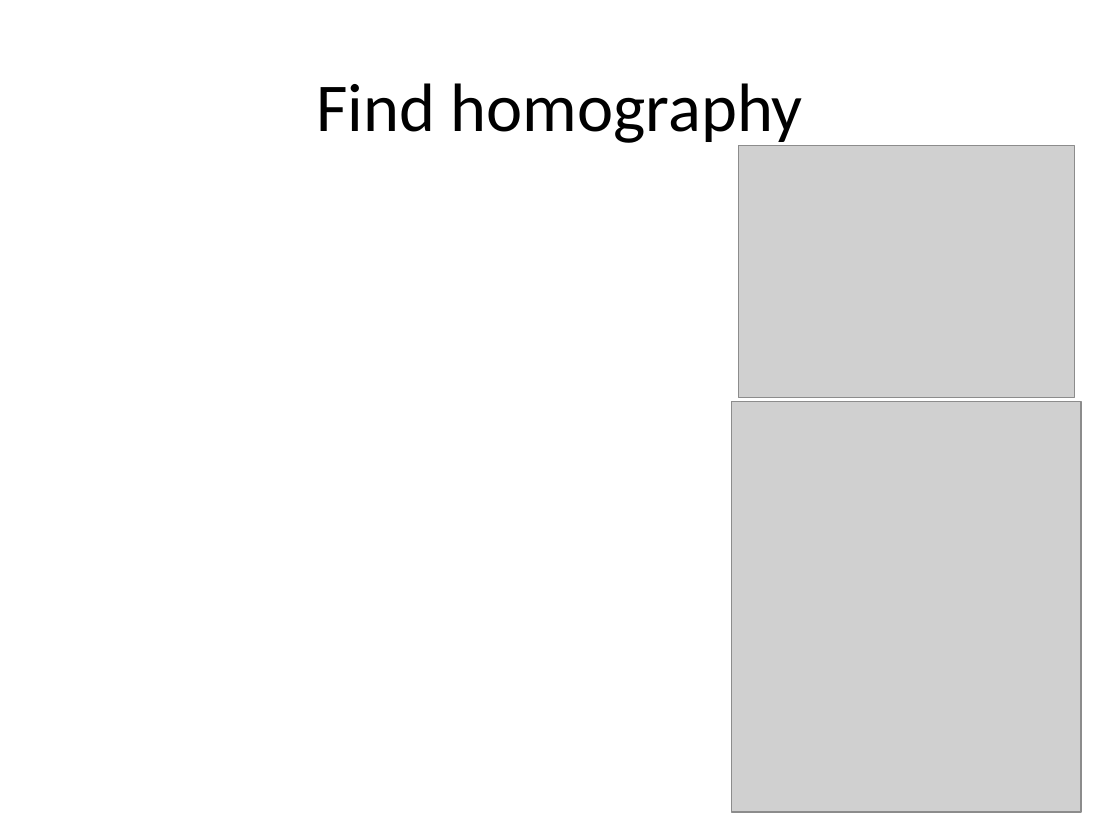
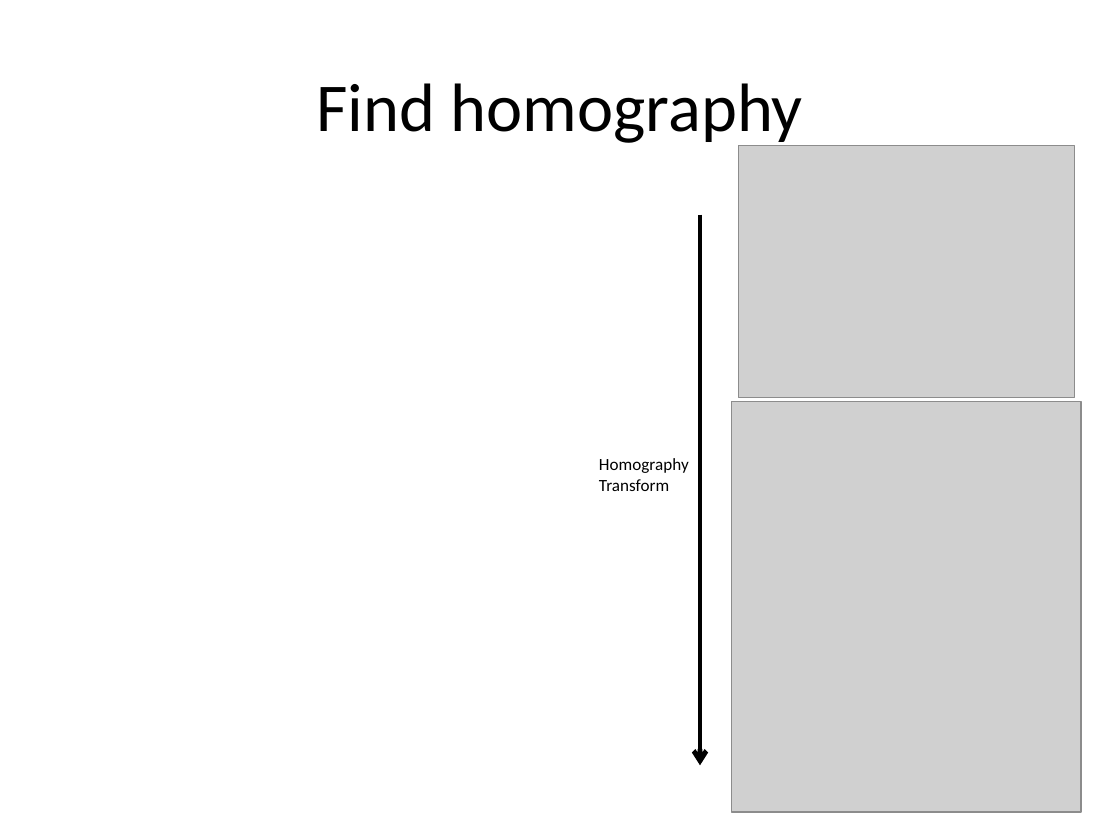
Before and after one commit to lhr0909/MonoCameraRecovery, a slide deck: slide 10 of paper_presentation/Monocamera Recovery.pptx. Drawn at 1120x840 pixels with LibreOffice and Linux fonts; fonts in the diff are those of the drawing; grey boxes stand for pictures. Boxes give left, top, right and bottom in pixels: in the first picture for what was removed or moved away, otherwise in the second. Text is boxed around its words. In the diff, an @@ line names an element or a change of style, - is before the commit and + after.

```diff
--- a/paper_presentation/Monocamera Recovery.pptx
+++ b/paper_presentation/Monocamera Recovery.pptx
@@ arrow added from (700, 215) to (700, 765), #000000 3 pt @@
@@ text added at box(599, 458, 689, 491), 11 pt, text #000000 @@
+Homography Transform
```
Also in this commit, not shown: 8 other slides changed, 2 slides added, 2 slides removed, 2 other files.
